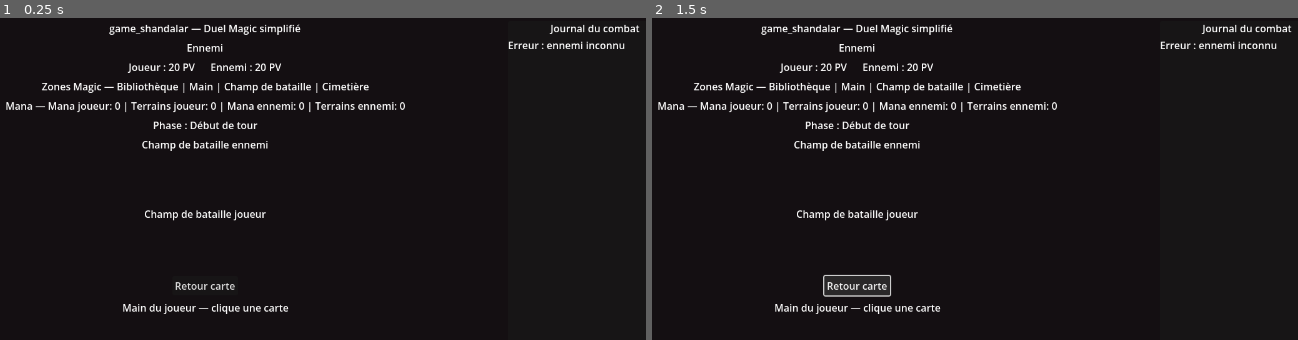
Above: before the commit, frames 1-2 (left to right).
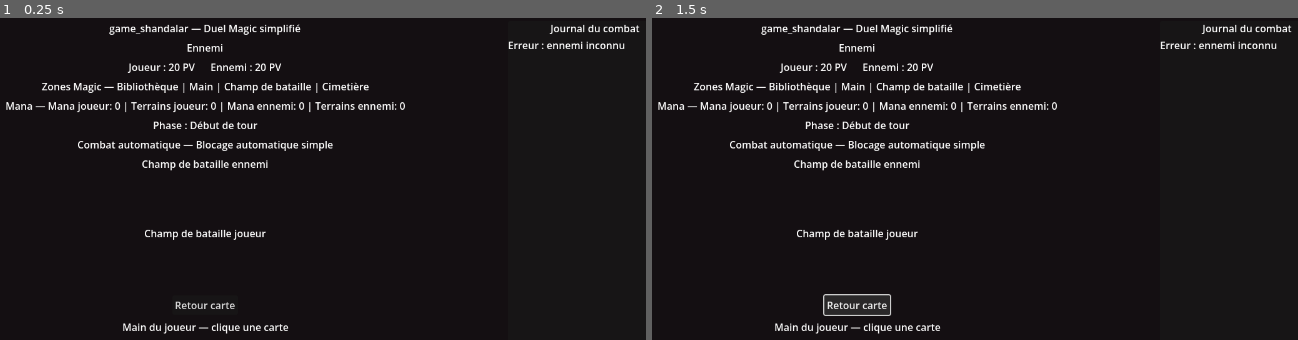
Above: after the commit, the same moments.

Repository: ludowww/game_shandalar
Game: Godot game, scene res://scenes/battle/BattleScene.tscn
Same seed, same stepped clock (60 frames per second), same inputs: the game is played once before the commit and once after it. This scene is started directly instead of the project's main scene.
Inputs:
- Up to frame 1 (0.25 s): no input
- Up to frame 2 (1.5 s): click "Retour carte" at 0.5 s; tap Enter at 1.25 s; hold Right (move_right) from 1.28 s (still down)

The runs differ from the first frame. In frame 1, 2.2% of the frame differs, in the area x 12-52%, y 38-99%; in frame 2, 3.2%.

Commit message:
T020 add simplified attack and blocking

Diff:
--- a/scenes/battle/BattleScene.tscn
+++ b/scenes/battle/BattleScene.tscn
@@ -86,6 +86,12 @@
 unique_name_in_owner = true
 layout_mode = 2
 text = "Phase : Début de tour"
+horizontal_alignment = 1
+autowrap_mode = 3
+
+[node name="CombatRulesLabel" type="Label" parent="RootMargin/RootSplit/MainVBox"]
+layout_mode = 2
+text = "Combat automatique — Blocage automatique simple"
 horizontal_alignment = 1
 autowrap_mode = 3
 
--- a/scripts/battle/BattleController.gd
+++ b/scripts/battle/BattleController.gd
@@ -178,9 +178,20 @@
 	append_log("Fin de tour ennemi.")
 
 func resolve_creature_attack(attacker, defender, attacker_label: String) -> void:
-	var damage: int = attacker.attack_with_creatures(defender)
-	if damage > 0:
-		append_log("%s %s pour %d." % [attacker_label, ATTACK_LOG_TEXT, damage])
+	var result: Dictionary = attacker.resolve_simplified_combat_against(defender)
+	var attackers := int(result.get("attackers", 0))
+	var blocked_count := int(result.get("blocked_count", 0))
+	var unblocked_damage := int(result.get("unblocked_damage", 0))
+	var dead_attackers := int(result.get("dead_attackers", 0))
+	var dead_blockers := int(result.get("dead_blockers", 0))
+	if attackers == 0:
+		append_log("%s n'ont aucune créature prête à attaquer." % attacker_label)
+		return
+	append_log("%s %s : %d attaquants, %d bloquées." % [attacker_label, ATTACK_LOG_TEXT, attackers, blocked_count])
+	if unblocked_damage > 0:
+		append_log("%s créatures non bloqués infligent %d." % [attacker_label, unblocked_damage])
+	if dead_attackers + dead_blockers > 0:
+		append_log("%d attaquants et %d bloqueurs meurent au combat." % [dead_attackers, dead_blockers])
 
 func check_battle_end() -> bool:
 	if enemy.is_dead():
--- a/scripts/battle/Combatant.gd
+++ b/scripts/battle/Combatant.gd
@@ -109,14 +109,64 @@
 	battlefield.append(creature)
 
 func attack_with_creatures(target) -> int:
-	var total_damage := 0
+	var result := resolve_simplified_combat_against(target)
+	return int(result.get("unblocked_damage", 0))
+
+func get_ready_attackers() -> Array:
+	var attackers: Array = []
 	for creature in battlefield:
 		if bool(creature.get("summoning_sick", false)):
 			continue
-		total_damage += int(creature.get("attack", 0))
-	if total_damage > 0:
-		target.life = max(0, target.life - total_damage)
-	return total_damage
+		attackers.append(creature)
+	return attackers
+
+func assign_simple_blockers(attackers: Array) -> Dictionary:
+	var blockers_by_attacker := {}
+	var blocker_index := 0
+	for attacker in attackers:
+		if blocker_index >= battlefield.size():
+			break
+		var blocker: Dictionary = battlefield[blocker_index]
+		blockers_by_attacker[attacker] = blocker
+		blocker_index += 1
+	return blockers_by_attacker
+
+func resolve_simplified_combat_against(defender) -> Dictionary:
+	var attackers := get_ready_attackers()
+	var blockers_by_attacker: Dictionary = defender.assign_simple_blockers(attackers)
+	var unblocked_damage := 0
+	var blocked_count := 0
+	for attacker in attackers:
+		if blockers_by_attacker.has(attacker):
+			var blocker: Dictionary = blockers_by_attacker[attacker]
+			attacker["health"] = int(attacker.get("health", 0)) - int(blocker.get("attack", 0))
+			blocker["health"] = int(blocker.get("health", 0)) - int(attacker.get("attack", 0))
+			blocked_count += 1
+		else:
+			unblocked_damage += int(attacker.get("attack", 0))
+	if unblocked_damage > 0:
+		defender.life = max(0, defender.life - unblocked_damage)
+	var dead_attackers := remove_dead_creatures()
+	var dead_blockers: int = defender.remove_dead_creatures()
+	return {
+		"attackers": attackers.size(),
+		"blocked_count": blocked_count,
+		"unblocked_damage": unblocked_damage,
+		"dead_attackers": dead_attackers,
+		"dead_blockers": dead_blockers
+	}
+
+func remove_dead_creatures() -> int:
+	var survivors: Array = []
+	var dead_count := 0
+	for creature in battlefield:
+		if int(creature.get("health", 0)) <= 0:
+			graveyard.append(str(creature.get("id", "")))
+			dead_count += 1
+		else:
+			survivors.append(creature)
+	battlefield = survivors
+	return dead_count
 
 func ready_creatures_for_next_turn() -> void:
 	for creature in battlefield:
Not shown, changed: README.md
Not shown, changed: docs/roadmap.md
Not shown, changed: tests/test_persistent_creatures_static.py
Not shown, added: tests/test_simplified_attack_block_static.py
